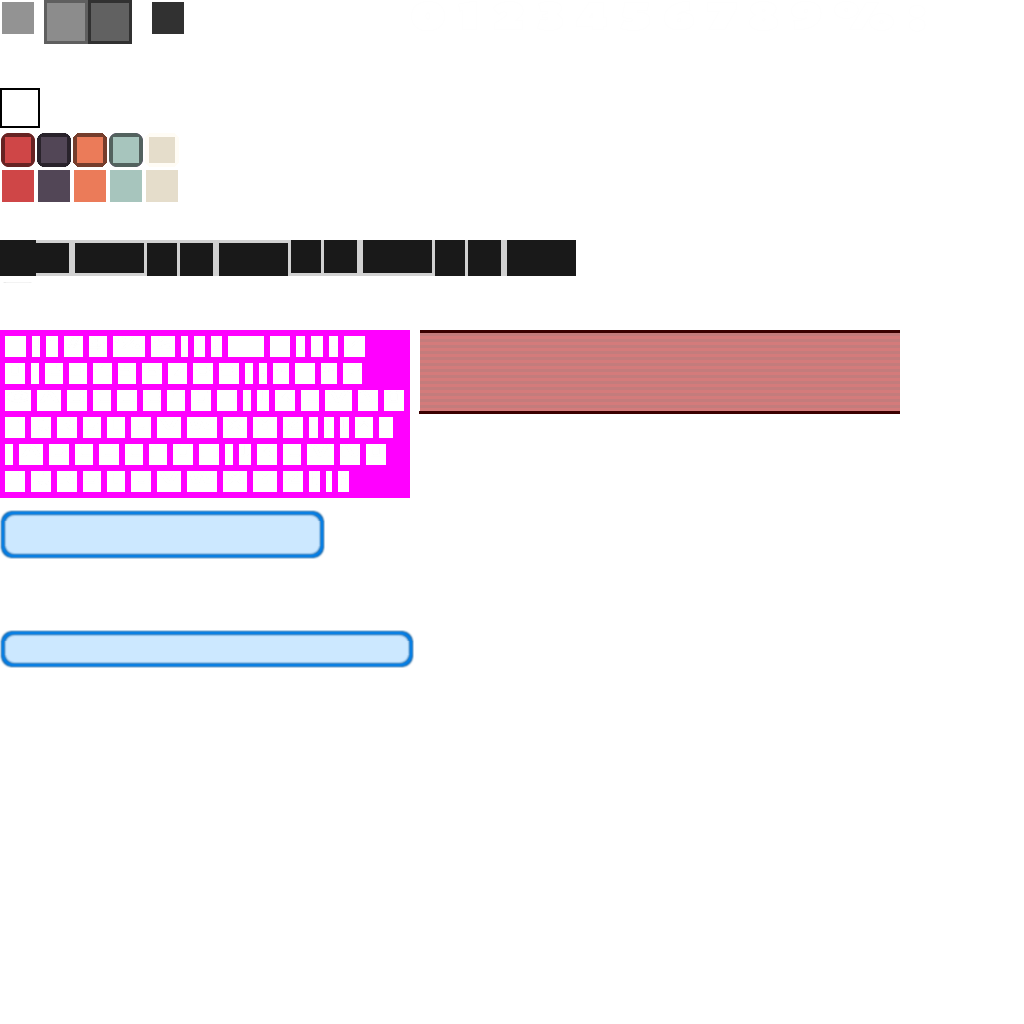
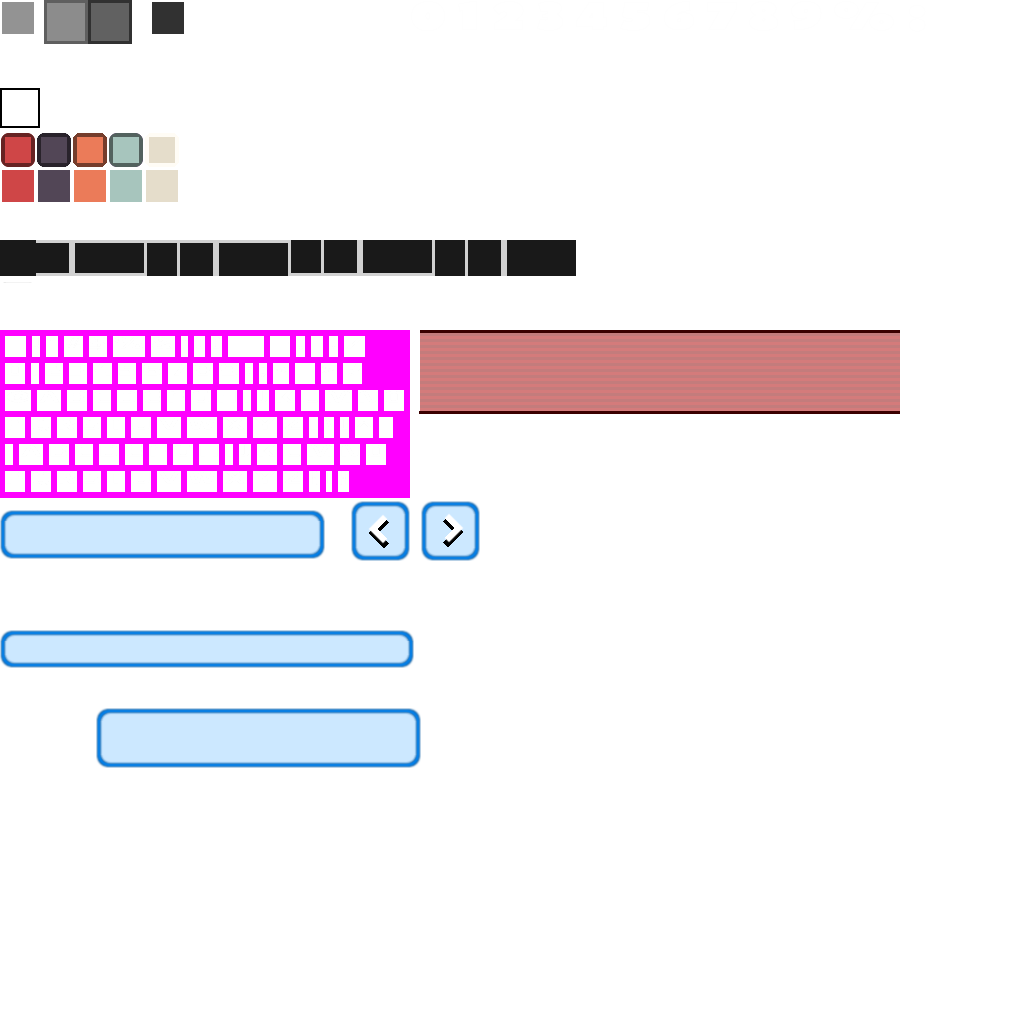
Layered file, before and after one edit (1024 × 1024). Changes by layer:
painted on "Buttons" over [96, 501, 480, 768]
